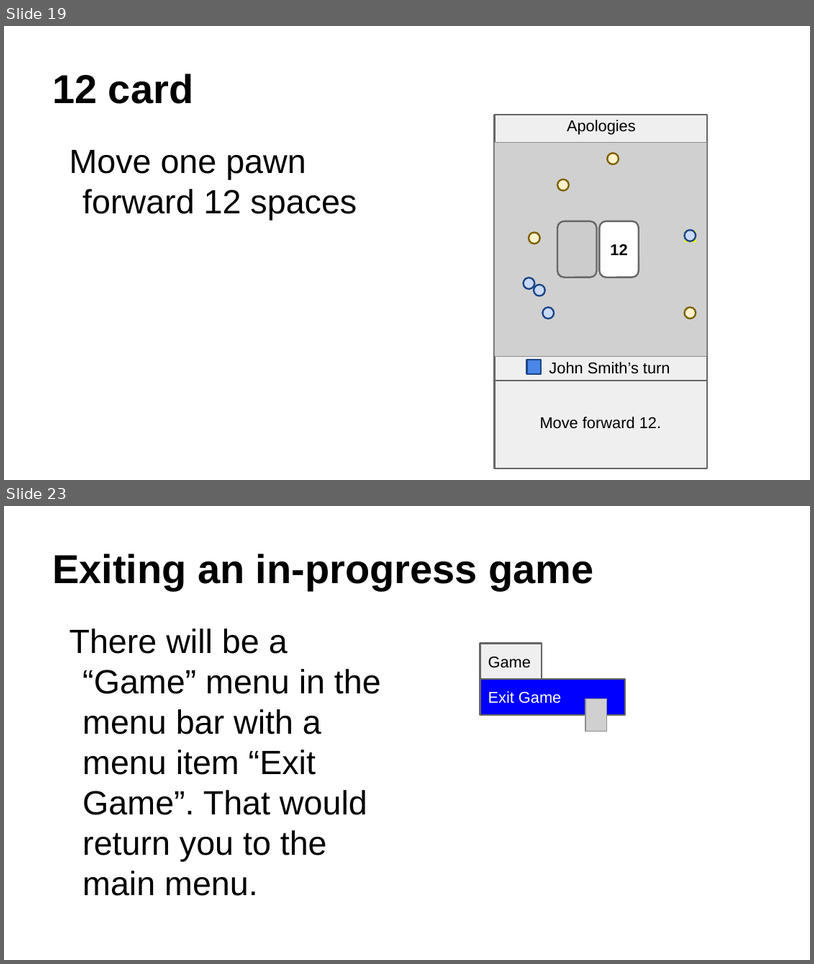
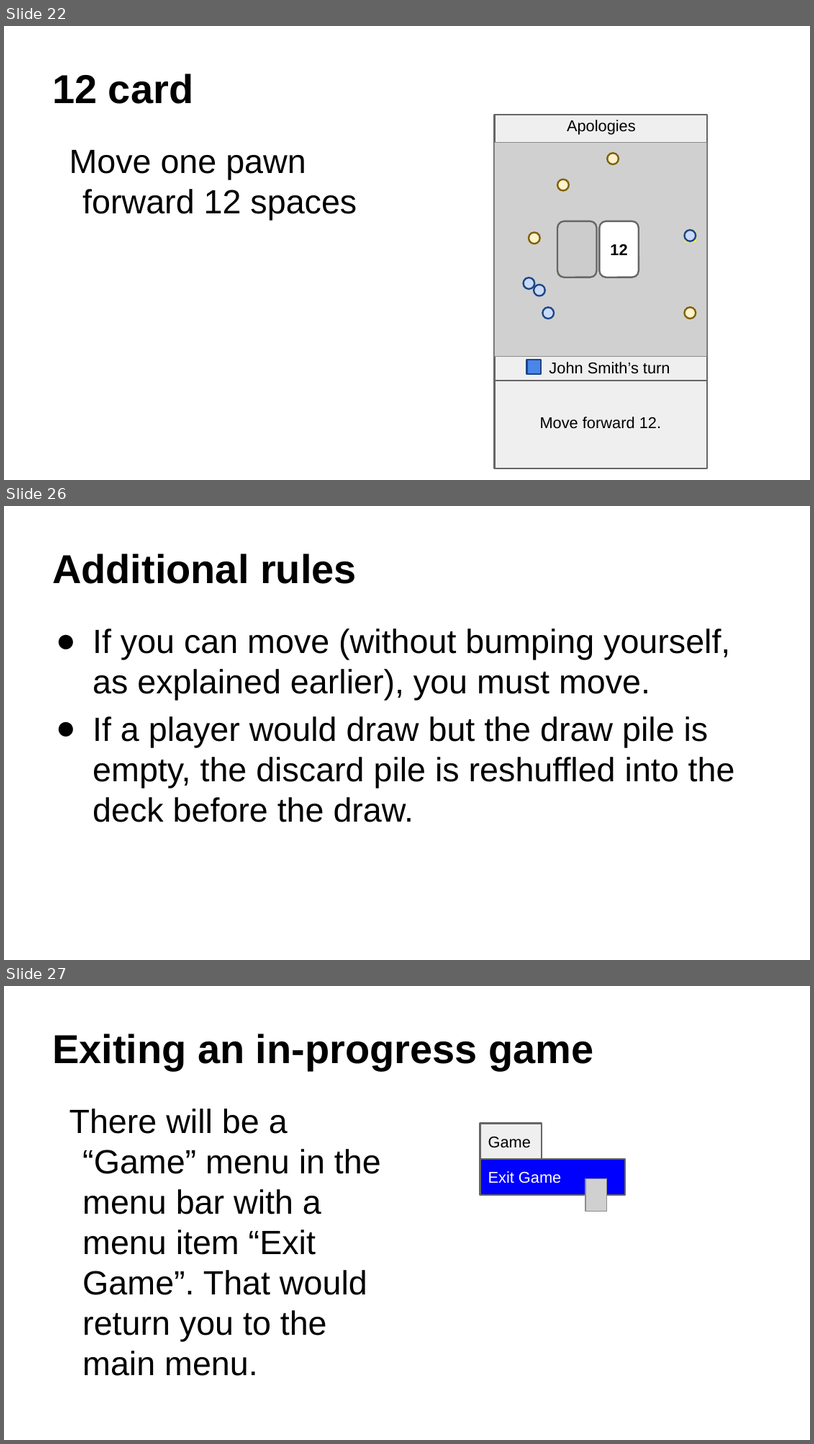
Before and after one commit to drexel-cs451-rbbtd/apologies, a slide deck: doc/slide prototype/export from Google Drive.pptx. Shown one above the other, each under a label of ours: slides 19 and 23 before the commit, slides 22, 26 and 27 after it; the slides between them are not shown. The pictures are 814x964 and 814x1444 pixels, drawn with LibreOffice and Linux fonts; fonts in the diff are those of the drawing; grey boxes stand for pictures. Boxes give left, top, right and bottom in pixels: in the first picture for what was removed or moved away, otherwise in the second. Text is boxed around its words. In the diff, an @@ line names an element or a change of style, - is before the commit and + after.

```diff
--- a/doc/slide prototype/export from Google Drive.pptx
+++ b/doc/slide prototype/export from Google Drive.pptx
@@ slide 26 added at [4, 506, 810, 960], background #FFFFFF @@
@@ title added at [52, 554, 357, 584], 36 pt, text #000000, bold @@
+Additional rules
@@ text added at [93, 628, 736, 822], 30 pt, text #000000 @@
+● If you can move (without bumping yourself, as explained earlier), you must move.
+● If a player would draw but the draw pile is empty, the discard pile is reshuffled into the deck before the draw.
@@ what was slide 19 is now slide 22 @@
@@ what was slide 23 is now slide 27 @@
```
Also in this commit, not shown: 6 slides changed, 3 other slides added, 1 other file.
